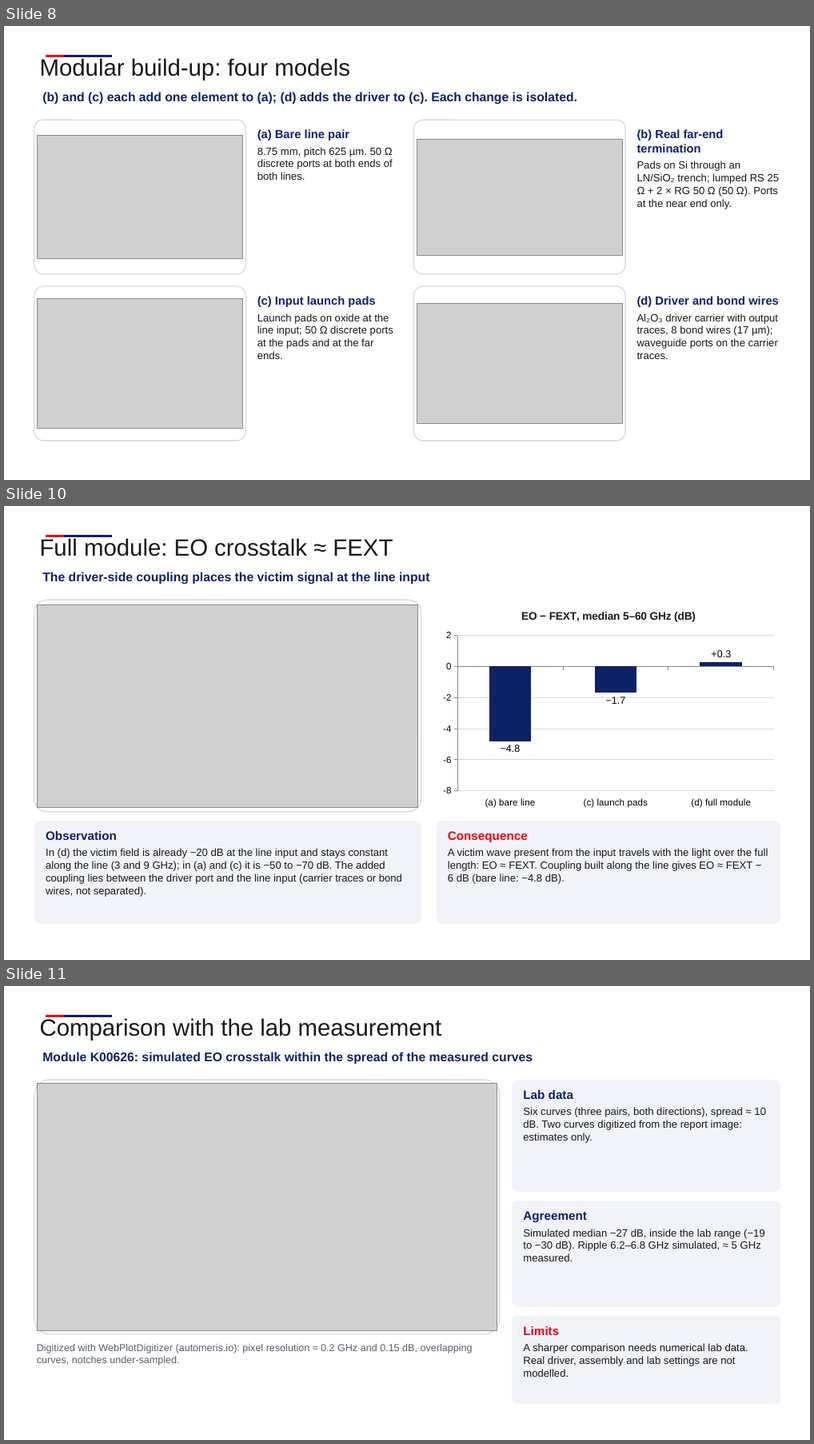
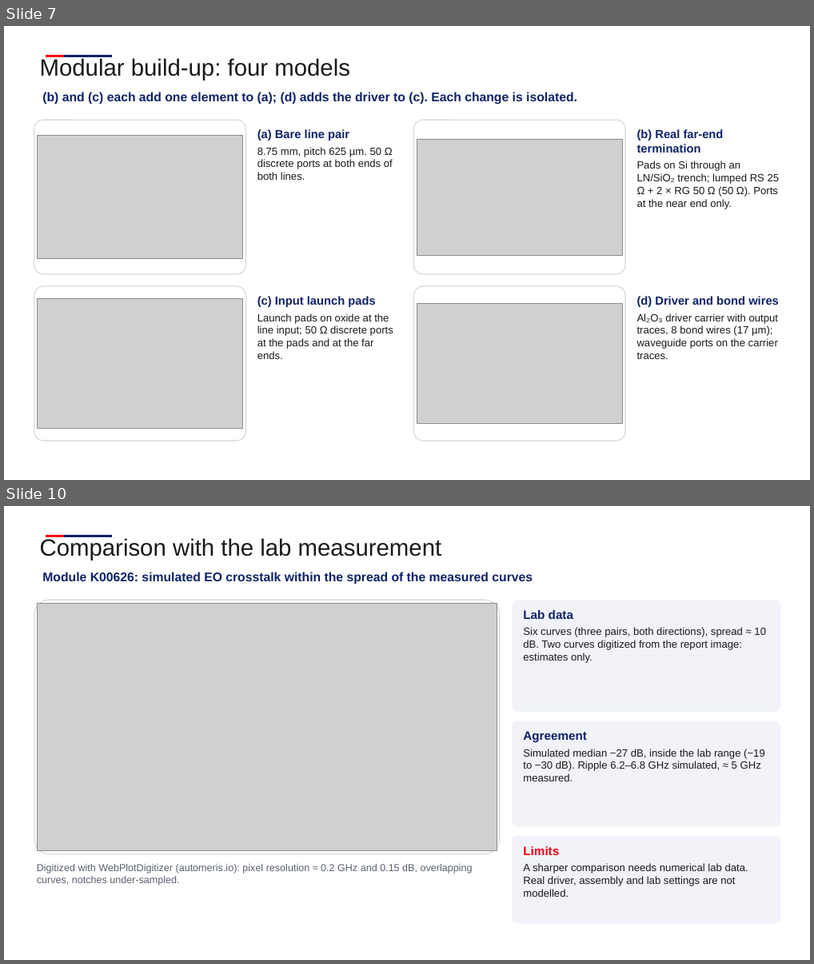
Before and after one commit to andreimuresian/claude, a slide deck: docs/cst/xtalk/Istanbul_EO_crosstalk.pptx. Shown one above the other, each under a label of ours: slides 8, 10 and 11 before the commit, slides 7 and 10 after it; the slides between them are not shown. The pictures are 814x1444 and 814x964 pixels, drawn with LibreOffice and Linux fonts; fonts in the diff are those of the drawing; grey boxes stand for pictures; background and template pictures are left out. Boxes give left, top, right and bottom in pixels: in the first picture for what was removed or moved away, otherwise in the second. Text is boxed around its words. In the diff, an @@ line names an element or a change of style, - is before the commit and + after.

```diff
--- a/docs/cst/xtalk/Istanbul_EO_crosstalk.pptx
+++ b/docs/cst/xtalk/Istanbul_EO_crosstalk.pptx
@@ slide 10 removed at [4, 506, 810, 960], background #FFFFFF; not listed: 2 template elements that a slide beside it also shows @@
@@ text removed at [40, 538, 393, 556] @@
-Full module: EO crosstalk ≈ FEXT
@@ text removed at [42, 572, 430, 584] @@
-The driver-side coupling places the victim signal at the line input
@@ rounded rectangle removed at [34, 600, 422, 812] @@
@@ column chart removed at [437, 600, 782, 812] @@
-title "EO − FEXT, median 5–60 GHz (dB)"
-categories: (a) bare line, (c) launch pads, (d) full module
-Series 1: -4.8, -1.7, 0.3
@@ picture removed at [38, 604, 418, 808] @@
@@ rounded rectangle removed at [34, 820, 422, 924] @@
@@ text removed at [46, 831, 402, 896] @@
-Observation
-In (d) the victim field is already −20 dB at the line input and stays constant along the line (3 and 9 GHz); in (a) and (c) it is −50 to −70 dB. The added coupling lies between the driver port and the line input (carrier traces or bond wires, not separated).
@@ rounded rectangle removed at [437, 820, 782, 924] @@
@@ text removed at [448, 831, 769, 884] @@
-Consequence
-A victim wave present from the input travels with the light over the full length: EO ≈ FEXT. Coupling built along the line gives EO ≈ FEXT − 6 dB (bare line: −4.8 dB).
@@ what was slide 8 is now slide 7 @@
@@ what was slide 11 is now slide 10 @@
```
Also in this commit, not shown: 5 slides changed, 4 slides added, 4 other slides removed, 1 other file.
